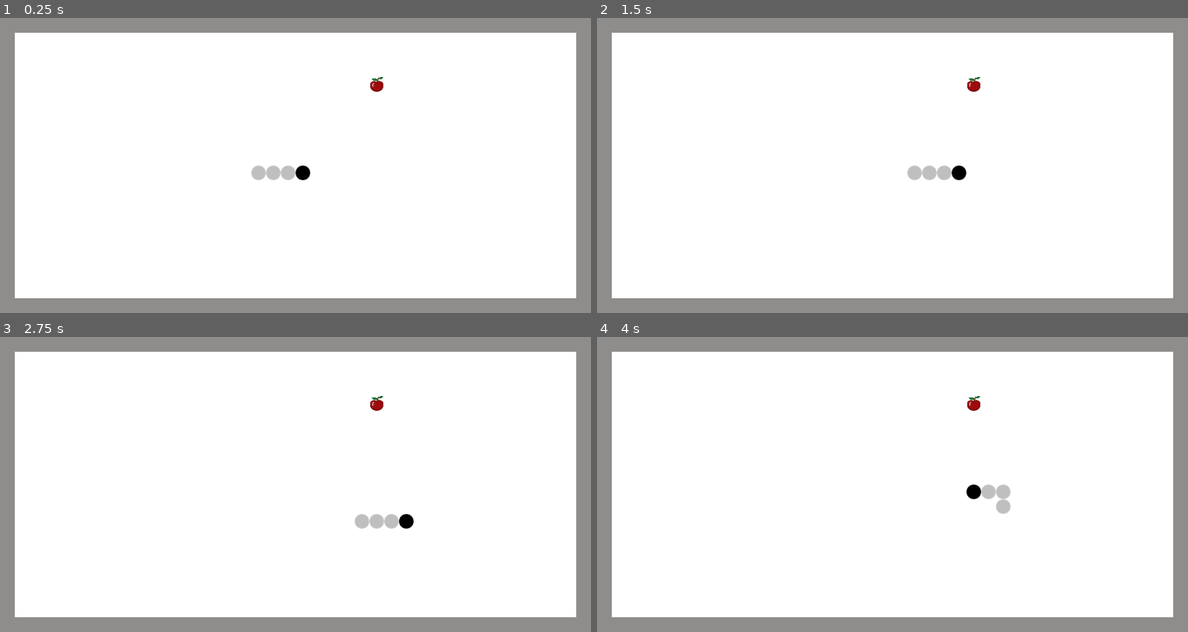
Above: before the commit, frames 1-4 (two rows, left to right).
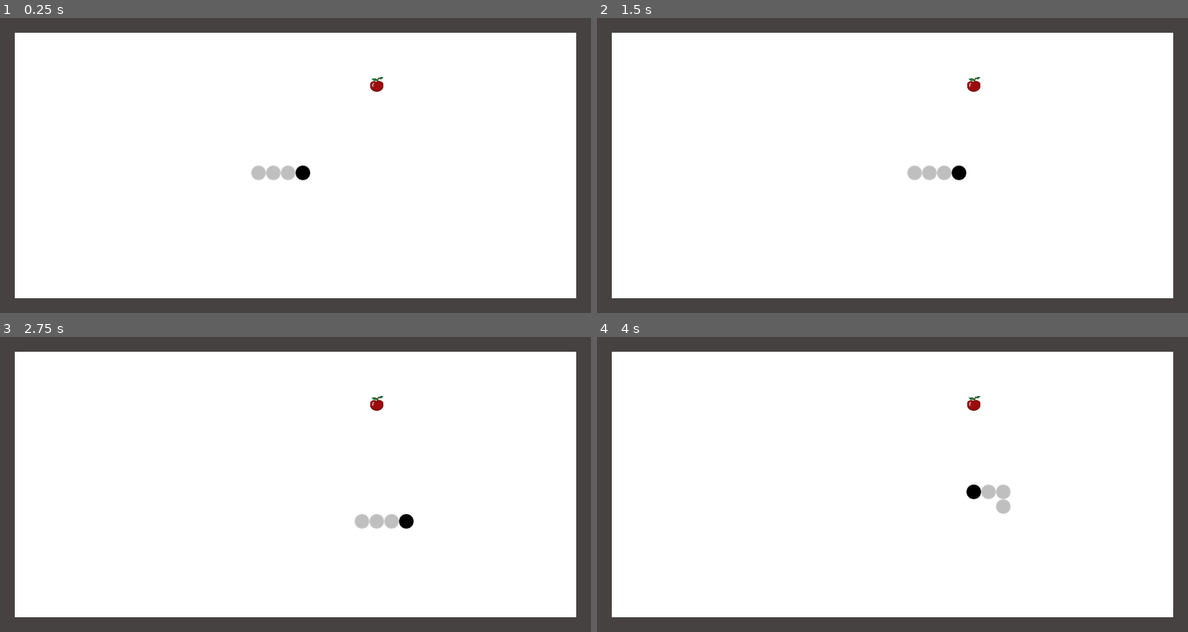
Above: after the commit, the same moments.

Repository: lichen63/godot-games
Game: Godot game, scene res://scenes/game.tscn
The game is run twice, just before and just after one commit, with the same random seed, the same clock (stepped at 60 frames per second) and the same inputs.
Inputs:
- Up to frame 1 (0.25 s): no input
- Up to frame 2 (1.5 s): hold Right (snake_right) 0.53-1.28 s; hold Down (snake_down) from 1.28 s (still down)
- Up to frame 3 (2.75 s): release Down (snake_down) at 2.03 s; hold Right (snake_right) from 2.03 s (still down)
- Up to frame 4 (4 s): release Right (snake_right) at 2.78 s; hold Up (snake_up) 2.78-3.53 s; hold Left (snake_left) from 3.53 s (still down)

The runs differ from the first frame. In frame 1, 14% of the frame differs, in the area x 0-100%, y 0-100%; in frame 2, 14%; in frame 3, 14%; in frame 4, 14%.

Commit message:
add result panel

Diff:
--- a/greedy-snake/scenes/game.tscn
+++ b/greedy-snake/scenes/game.tscn
@@ -1,15 +1,22 @@
-[gd_scene load_steps=5 format=3 uid="uid://bkm0o4fs51xco"]
+[gd_scene load_steps=6 format=3 uid="uid://bkm0o4fs51xco"]
 
 [ext_resource type="PackedScene" uid="uid://dp4gc8qwkfx0l" path="res://scenes/snake_head.tscn" id="1_6nvoh"]
 [ext_resource type="Script" path="res://scripts/game.gd" id="1_15alt"]
 [ext_resource type="PackedScene" uid="uid://ckwxrxfmni3h4" path="res://scenes/food.tscn" id="3_epwp3"]
 [ext_resource type="PackedScene" uid="uid://douhdn23beijy" path="res://scenes/snake_body.tscn" id="3_utqtl"]
 
-[node name="game" type="Node"]
+[sub_resource type="LabelSettings" id="LabelSettings_4xkwc"]
+font_size = 100
+font_color = Color(0.996094, 0.019455, 0.019455, 1)
+outline_size = 10
+outline_color = Color(0.0214844, 0.0208549, 0.0208549, 1)
+
+[node name="game" type="Node" node_paths=PackedStringArray("result_panel_")]
 script = ExtResource("1_15alt")
 snake_head_scene_ = ExtResource("1_6nvoh")
 snake_body_scene_ = ExtResource("3_utqtl")
 food_scene_ = ExtResource("3_epwp3")
+result_panel_ = NodePath("game_result_")
 
 [node name="background_" type="ColorRect" parent="."]
 offset_right = 1200.0
@@ -51,6 +58,25 @@
 color = Color(0.275391, 0.257103, 0.257103, 1)
 
 [node name="game_result_" type="ColorRect" parent="."]
+visible = false
 offset_right = 1200.0
 offset_bottom = 600.0
 color = Color(1, 1, 1, 0.392157)
+
+[node name="text_" type="Label" parent="game_result_"]
+layout_mode = 1
+anchors_preset = 8
+anchor_left = 0.5
+anchor_top = 0.5
+anchor_right = 0.5
+anchor_bottom = 0.5
+offset_left = -300.0
+offset_top = -150.0
+offset_right = 300.0
+offset_bottom = 150.0
+grow_horizontal = 2
+grow_vertical = 2
+text = "Game Over!"
+label_settings = SubResource("LabelSettings_4xkwc")
+horizontal_alignment = 1
+vertical_alignment = 1
--- a/greedy-snake/scripts/game.gd
+++ b/greedy-snake/scripts/game.gd
@@ -13,6 +13,7 @@
 @export var snake_head_scene_: PackedScene = null
 @export var snake_body_scene_: PackedScene = null
 @export var food_scene_: PackedScene = null
+@export var result_panel_: Node = null
 var cell_data_: Array = []
 var snake_head_: Node2D = null
 var snake_bodies_: Array[Node2D] = []
@@ -24,14 +25,11 @@
 
 # Called when the node enters the scene tree for the first time
 func _ready() -> void:
-  # Initialize the cell state
   init_map_cell_state()
-  # Initialize the snake
   init_snake_node()
-  # Initialize the timer for moving snake
   init_snake_move_timer()
-  # Initialize the food
   refresh_food_node()
+  init_game_result_panel()
 
 # Called during the physics processing step of the main loop
 func _physics_process(_delta: float) -> void:
@@ -139,6 +137,10 @@
   add_child(snake_body)
   cell_data_[coord.x][coord.y] = MapCellState.SNAKE_BODY
 
+# Init the game result panel
+func init_game_result_panel() -> void:
+  result_panel_.hide()
+
 # Calculate the position from coordinate
 func calc_pos_from_coord(coord: Vector2i) -> Vector2:
   var pos_x: float = Configs.MAP_CELL_WIDTH * coord.x
